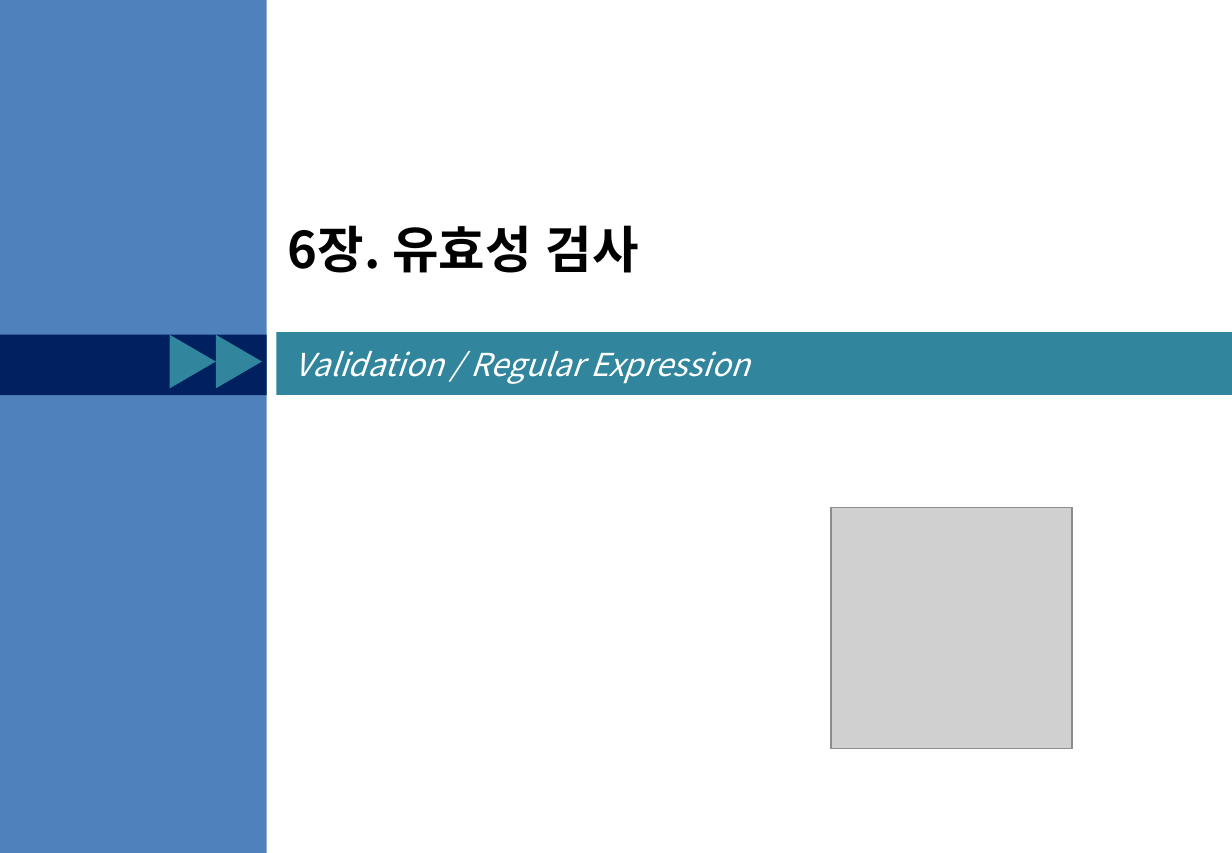
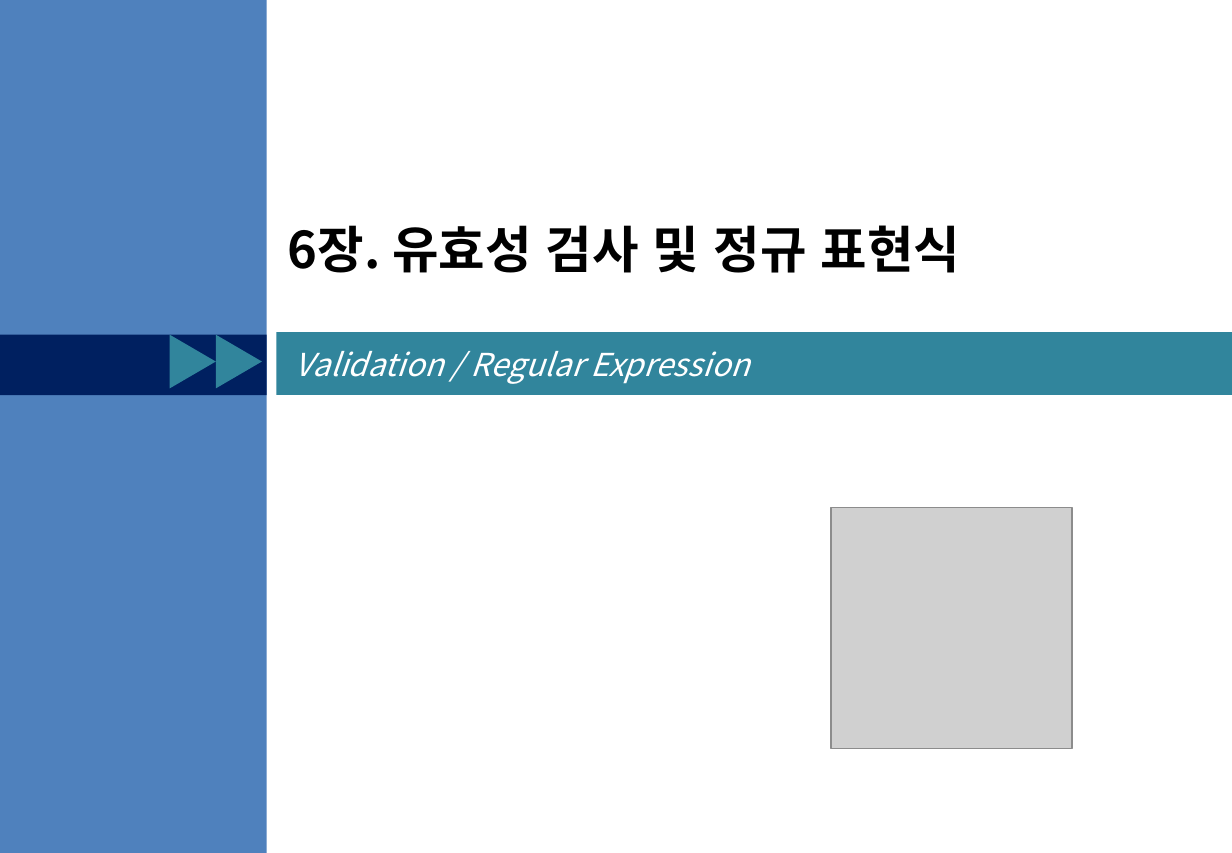
Before and after one commit to pshho/ngreen_project, a slide deck: slide 1 of jspWorks/자료/jsp_ppt/6장. jsp 유효성검사와 정규표현식.pptx. Drawn at 1232x853 pixels with LibreOffice and Linux fonts; fonts in the diff are those of the drawing; grey boxes stand for pictures. Boxes give left, top, right and bottom in pixels: in the first picture for what was removed or moved away, otherwise in the second. Text is boxed around its words. In the diff, an @@ line names an element or a change of style, - is before the commit and + after.

```diff
--- a/jspWorks/자료/jsp_ppt/6장. jsp 유효성검사와 정규표현식.pptx
+++ b/jspWorks/자료/jsp_ppt/6장. jsp 유효성검사와 정규표현식.pptx
@@ title at (288,225,961,273): text changed @@
-6장. 유효성 검사
+6장. 유효성 검사 및 정규 표현식
```
Also in this commit, not shown: 7 other slides changed, 39 other files.
